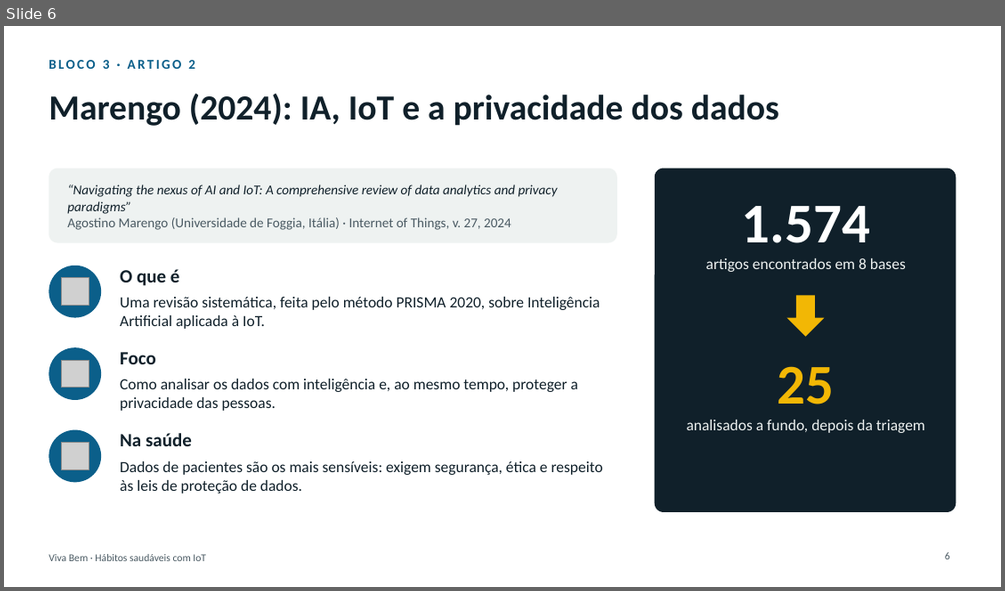
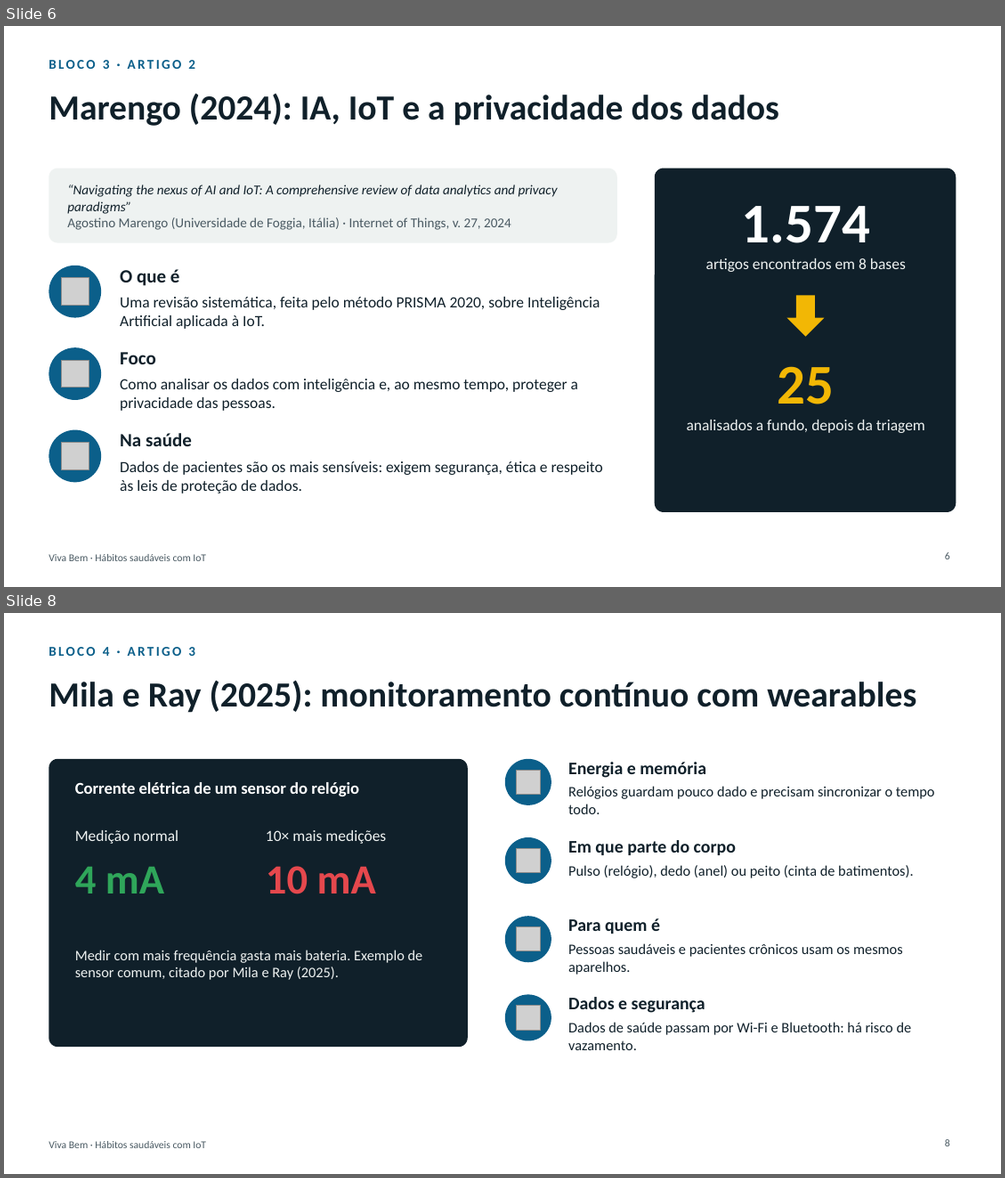
Before and after one commit to sergio-stanley/viva-bem, a slide deck: apresentacao/Viva-Bem-apresentacao.pptx. Shown one above the other, each under a label of ours: slide 6 before the commit, slides 6 and 8 after it; the slides between them are not shown. The pictures are 1005x591 and 1005x1178 pixels, drawn with LibreOffice and Linux fonts; fonts in the diff are those of the drawing; grey boxes stand for pictures. Boxes give left, top, right and bottom in pixels: in the first picture for what was removed or moved away, otherwise in the second. Text is boxed around its words. In the diff, an @@ line names an element or a change of style, - is before the commit and + after.

```diff
--- a/apresentacao/Viva-Bem-apresentacao.pptx
+++ b/apresentacao/Viva-Bem-apresentacao.pptx
@@ slide 8 added at (4,613,1001,1174), background #FFFFFF; not listed: 1 template element that a slide beside it also shows @@
@@ text added at (48,647,195,656), 13 pt, text #0B5F8A, bold @@
+BLOCO 4 · ARTIGO 3
@@ title added at (48,680,916,713), 34 pt, text #10202A, bold @@
+Mila e Ray (2025): monitoramento contínuo com wearables
@@ rounded rectangle added at (48,759,468,1046), fill #10202A @@
@@ ellipse added at (505,759,551,805), fill #0B5F8A @@
@@ picture added at (517,770,540,794) @@
@@ text added at (568,762,706,778), 17 pt, text #10202A, bold @@
+Energia e memória
@@ text added at (75,782,359,796), 16 pt, text #FFFFFF, bold @@
+Corrente elétrica de um sensor do relógio
@@ text added at (568,786,935,814), 14 pt, text #10202A @@
+Relógios guardam pouco dado e precisam sincronizar o tempo todo.
@@ text added at (75,830,178,844), 15 pt, text #EEF2F1 @@
+Medição normal
@@ text added at (266,830,386,844), 15 pt, text #EEF2F1 @@
+10× mais medições
@@ ellipse added at (505,837,551,884), fill #0B5F8A @@
@@ picture added at (517,849,540,873) @@
@@ text added at (568,840,736,855), 17 pt, text #10202A, bold @@
+Em que parte do corpo
@@ text added at (75,867,164,893), 40 pt, text #2FA65A, bold @@
+4 mA
@@ text added at (266,866,376,894), 40 pt, text #E5484D, bold @@
+10 mA
@@ text added at (568,865,913,878), 14 pt, text #10202A @@
+Pulso (relógio), dedo (anel) ou peito (cinta de batimentos).
@@ ellipse added at (505,916,551,962), fill #0B5F8A @@
@@ picture added at (517,927,540,951) @@
@@ text added at (568,918,660,933), 17 pt, text #10202A, bold @@
+Para quem é
@@ text added at (75,949,423,980), 14 pt, text #EEF2F1 @@
+Medir com mais frequência gasta mais bateria. Exemplo de sensor comum, citado por Mila e Ray (2025).
@@ text added at (568,943,903,974), 14 pt, text #10202A @@
+Pessoas saudáveis e pacientes crônicos usam os mesmos aparelhos.
@@ ellipse added at (505,995,551,1041), fill #0B5F8A @@
@@ picture added at (517,1005,540,1030) @@
@@ text added at (568,997,705,1013), 17 pt, text #10202A, bold @@
+Dados e segurança
@@ text added at (568,1022,912,1050), 14 pt, text #10202A @@
+Dados de saúde passam por Wi-Fi e Bluetooth: há risco de vazamento.
@@ page number added at (945,1139,950,1146), 10 pt, text #4A5A63 @@
+8
```
Also in this commit, not shown: 8 slides changed, 1 other slide added, 1 other file.
